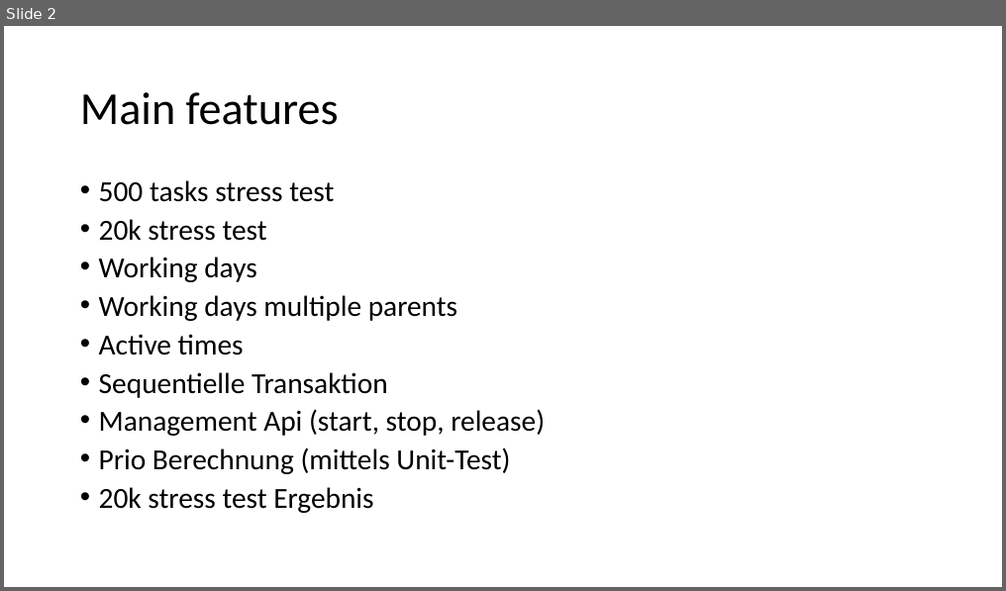
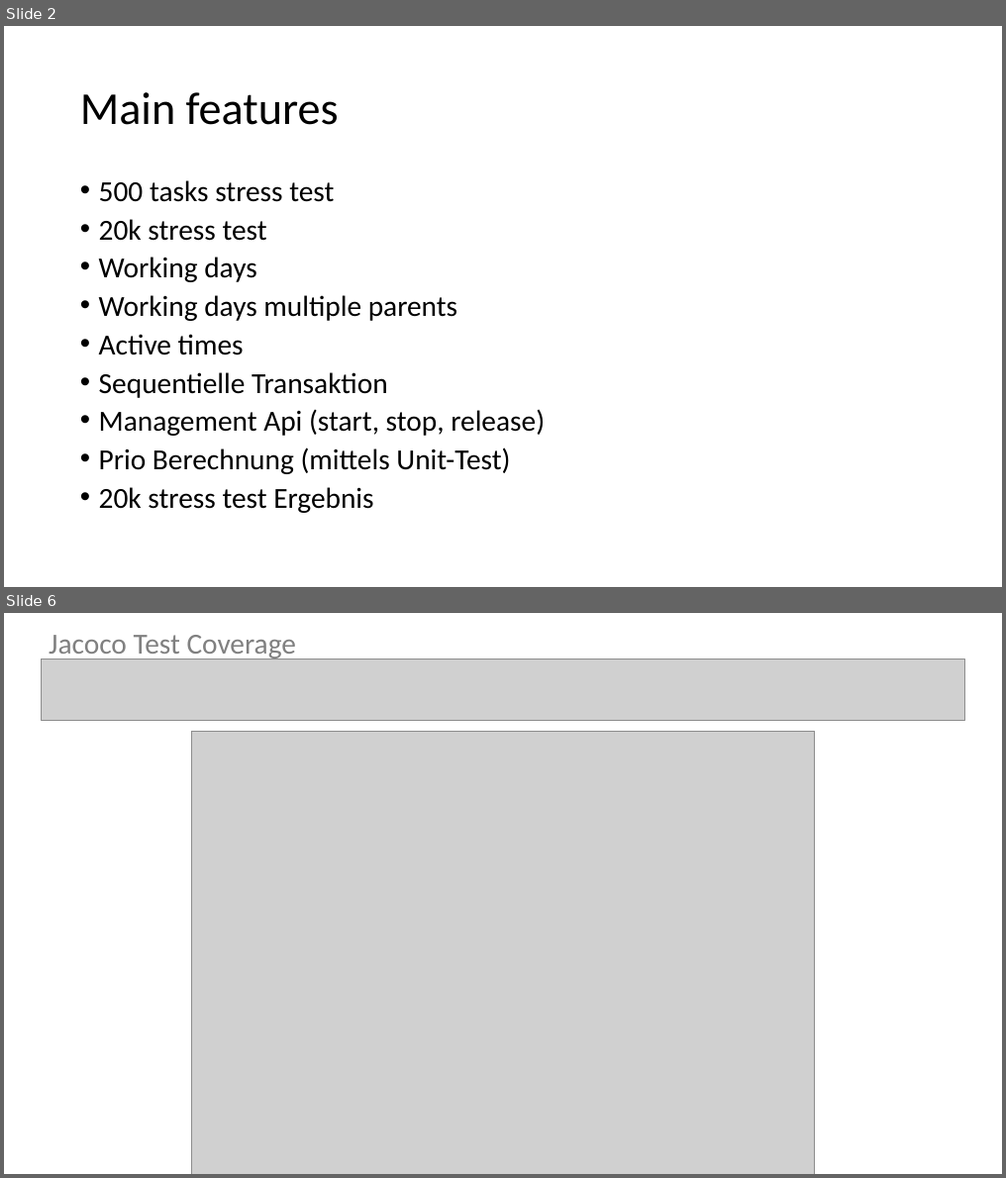
Before and after one commit to AMOS-HoneyBadgers/RealTimeScheduler, a slide deck: docs/Präsi-Features.pptx. Shown one above the other, each under a label of ours: slide 2 before the commit, slides 2 and 6 after it; the slides between them are not shown. The pictures are 1006x591 and 1006x1178 pixels, drawn with LibreOffice and Linux fonts; fonts in the diff are those of the drawing; grey boxes stand for pictures. Boxes give left, top, right and bottom in pixels: in the first picture for what was removed or moved away, otherwise in the second. Text is boxed around its words. In the diff, an @@ line names an element or a change of style, - is before the commit and + after.

```diff
--- a/docs/Präsi-Features.pptx
+++ b/docs/Präsi-Features.pptx
@@ slide 6 added at <box>4,613,1002,1174</box>, background #FFFFFF @@
@@ text added at <box>49,635,297,661</box>, 28 pt, text #808080 @@
+Jacoco Test Coverage
@@ picture added at <box>42,660,964,720</box> @@
@@ picture added at <box>191,731,815,1174</box> @@
```
Also in this commit, not shown: 6 other slides added, 2 other files.
